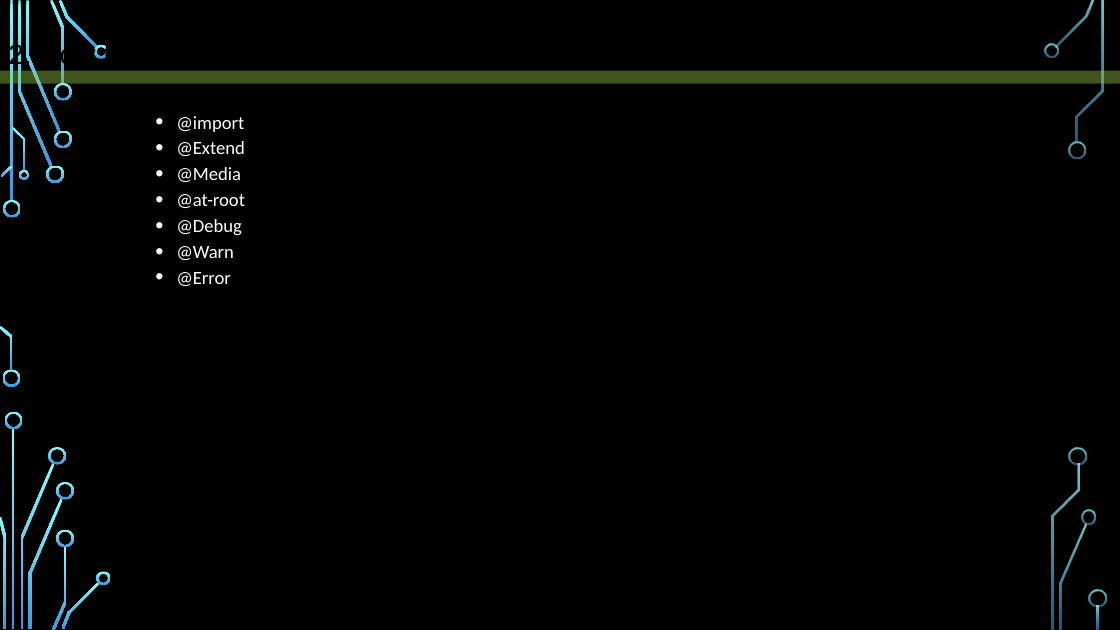
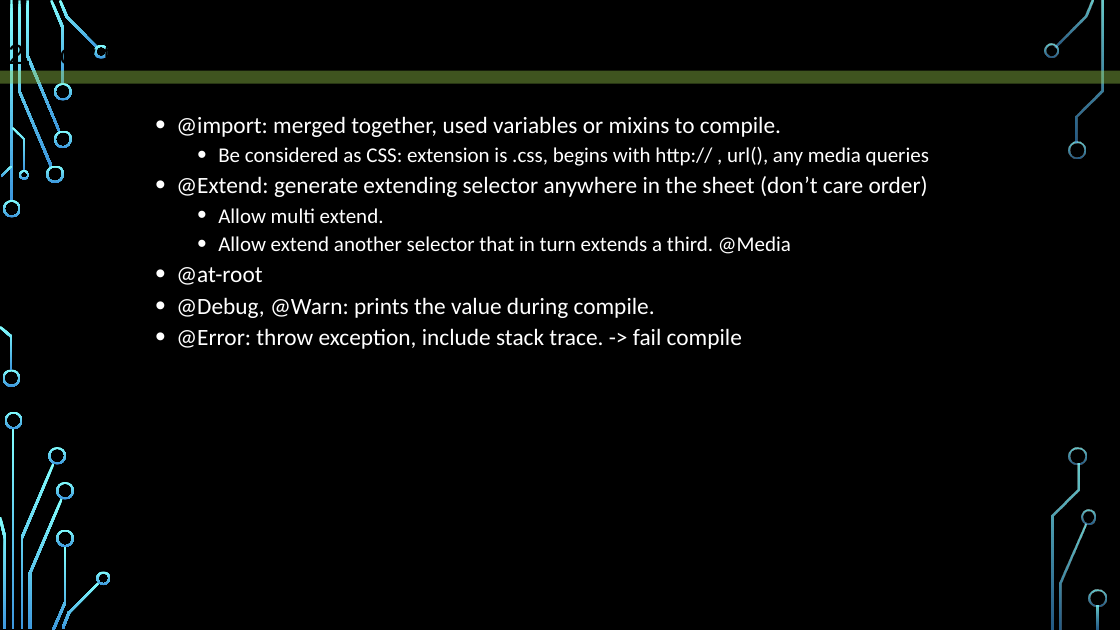
Before and after one commit to sanhdieux1/Note, a slide deck: slide 7 of SASS/presentation.pptx. Drawn at 1120x630 pixels with LibreOffice and Linux fonts; fonts in the diff are those of the drawing; background and template pictures are left out. Boxes give left, top, right and bottom in pixels: in the first picture for what was removed or moved away, otherwise in the second. Text is boxed around its words. In the diff, an @@ line names an element or a change of style, - is before the commit and + after.

```diff
--- a/SASS/presentation.pptx
+++ b/SASS/presentation.pptx
@@ text at [176, 116, 929, 254]: text changed; size 16 to 18 pt @@
-  • @import
-  • @Extend
-  • @Media
+  • @import: merged together, used variables or mixins to compile.
+    • Be considered as CSS: extension is .css, begins with http:// , url(), any media queries
+  • @Extend: generate extending selector anywhere in the sheet (don’t care order)
+    • Allow multi extend.
+    • Allow extend another selector that in turn extends a third. @Media
@@ text at [176, 267, 262, 285]: size 16 to 20 pt in "@at-root" @@
@@ text at [176, 297, 742, 349]: text changed; size 16 to 20 pt @@
-  • @Debug
-  • @Warn
-  • @Error
+  • @Debug, @Warn: prints the value during compile.
+  • @Error: throw exception, include stack trace. -> fail compile
```
Also in this commit, not shown: 1 other slide changed, 2 other files.
